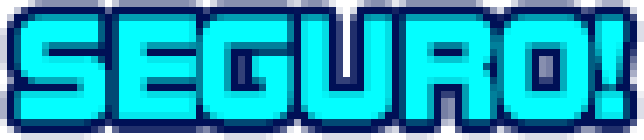
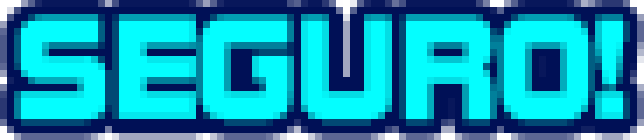
Layer changes from the first w=644, h=140 image to the second:
added group "+ Grossura" with 2 layers above "SEGURO!" over [105, 14, 553, 126]
added layer "SEGURO!" (1st of 3, in "+ Grossura") in group "+ Grossura" over [105, 14, 553, 126]
added layer "SEGURO! Traçado" in group "+ Grossura" over [105, 14, 553, 126]
hid "SEGURO!" (2nd of 3) over [105, 14, 553, 126]
